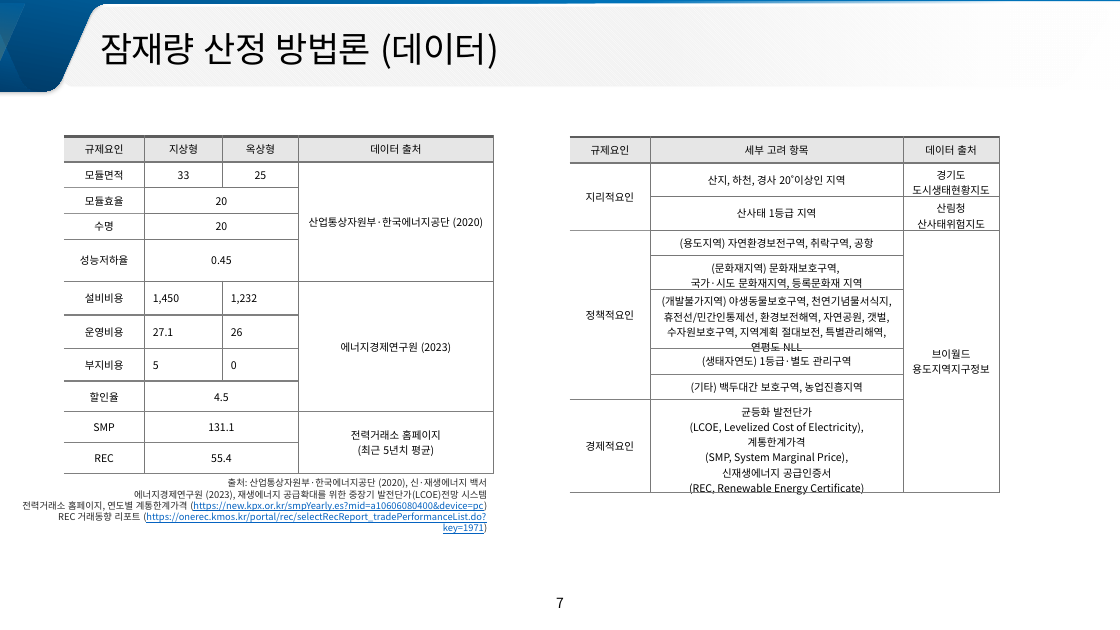
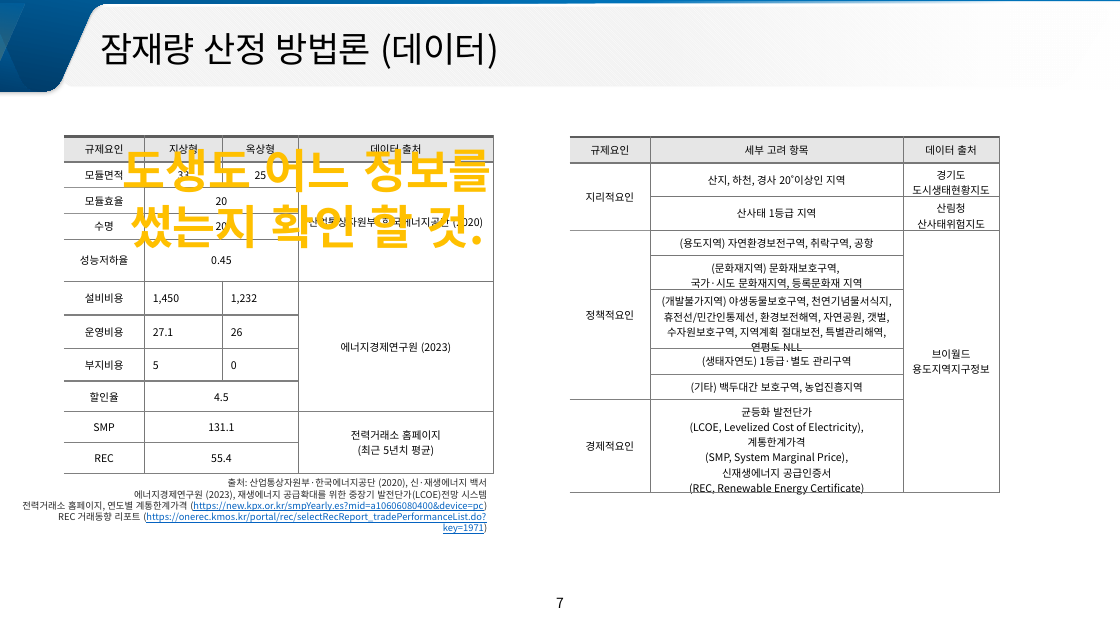
Before and after one commit to meandthey/platForm, a slide deck: slide 7 of 전문가WorkShop/[3-2] 경기도 태양광 잠재량 공간정보 구축/[2] 경기도 태양광 잠재량 공간정보 구축_전승호.pptx. Drawn at 1120x630 pixels with LibreOffice and Linux fonts; fonts in the diff are those of the drawing. Boxes give left, top, right and bottom in pixels: in the first picture for what was removed or moved away, otherwise in the second. Text is boxed around its words. In the diff, an @@ line names an element or a change of style, - is before the commit and + after.

```diff
--- a/전문가WorkShop/[3-2] 경기도 태양광 잠재량 공간정보 구축/[2] 경기도 태양광 잠재량 공간정보 구축_전승호.pptx
+++ b/전문가WorkShop/[3-2] 경기도 태양광 잠재량 공간정보 구축/[2] 경기도 태양광 잠재량 공간정보 구축_전승호.pptx
@@ text added at [123, 140, 492, 256], 40 pt, text #FFC000, bold @@
+도생도 어느 정보를 썼는지 확인 할 것.
```
Also in this commit, not shown: 7 other slides changed, 5 slides added, 1 slide removed, 8 other files.
